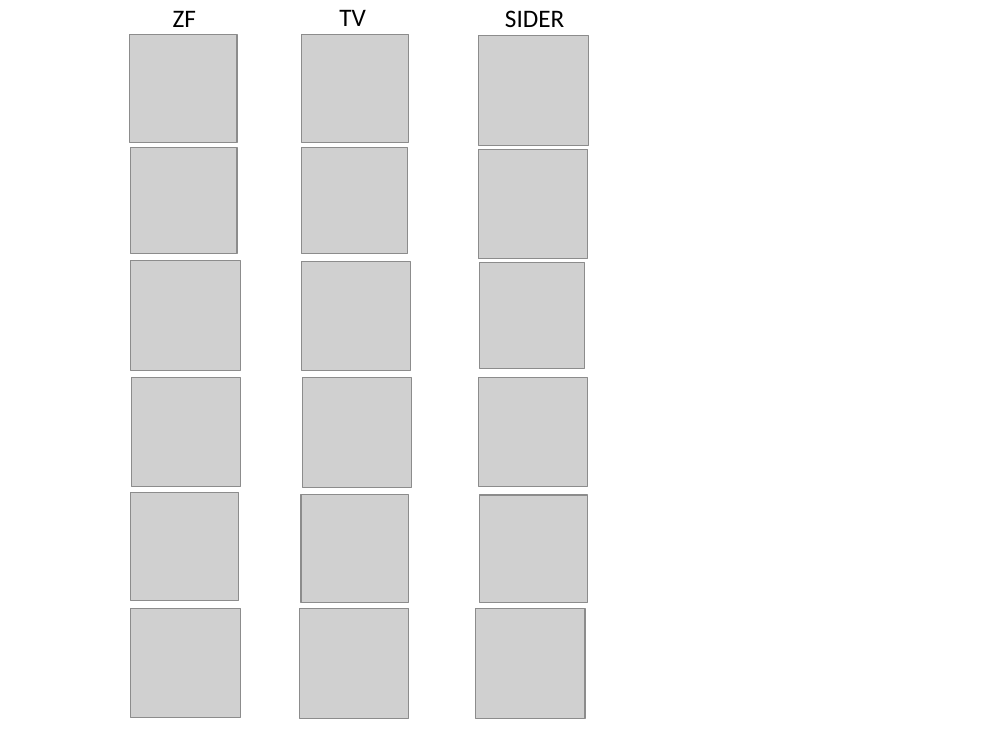
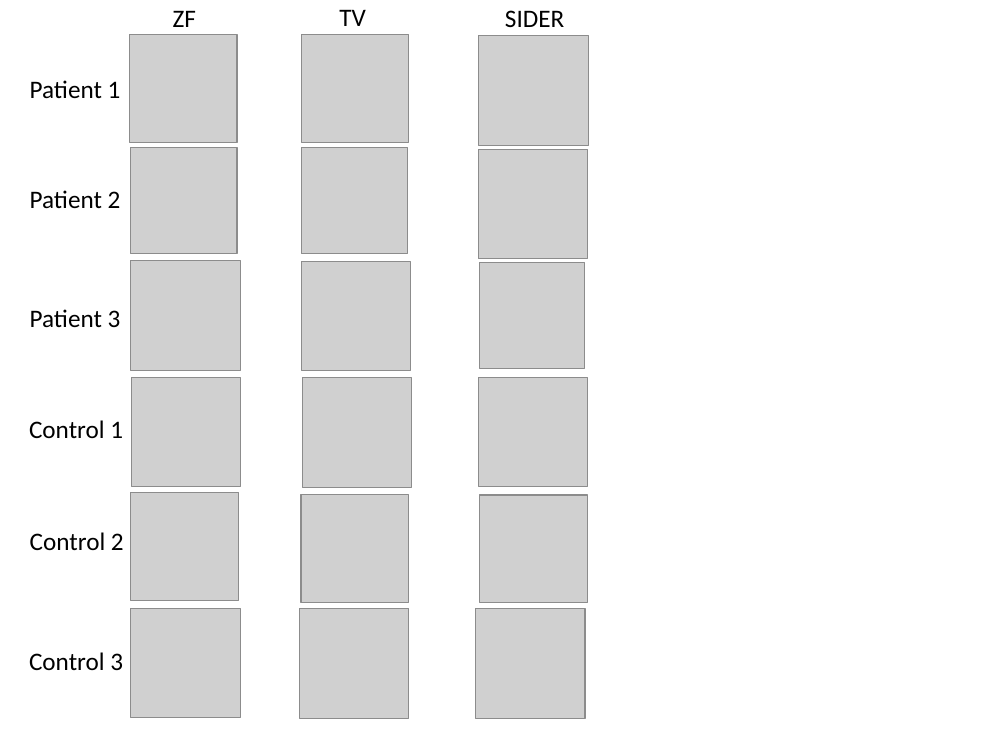
Before and after one commit to HGGM-LIM/compressed-sensing-diffusion-lung-MRI, a slide deck: slide 5 of VideosSeveralAccelerationFactors.pptx (slide 2 before the commit). Drawn at 1008x756 pixels with LibreOffice and Linux fonts; fonts in the diff are those of the drawing; grey boxes stand for pictures. Boxes give left, top, right and bottom in pixels: in the first picture for what was removed or moved away, otherwise in the second. Text is boxed around its words. In the diff, an @@ line names an element or a change of style, - is before the commit and + after.

```diff
--- a/VideosSeveralAccelerationFactors.pptx
+++ b/VideosSeveralAccelerationFactors.pptx
@@ text added at (30, 80, 121, 99), 18 pt, text #000000 @@
+Patient 1
@@ text added at (30, 190, 121, 209), 18 pt, text #000000 @@
+Patient 2
@@ text added at (30, 309, 121, 328), 18 pt, text #000000 @@
+Patient 3
@@ text added at (29, 420, 123, 438), 18 pt, text #000000 @@
+Control 1
@@ text added at (30, 532, 124, 550), 18 pt, text #000000 @@
+Control 2
@@ text added at (29, 652, 123, 670), 18 pt, text #000000 @@
+Control 3
```
Also in this commit, not shown: 1 other slide changed, 3 slides added.
